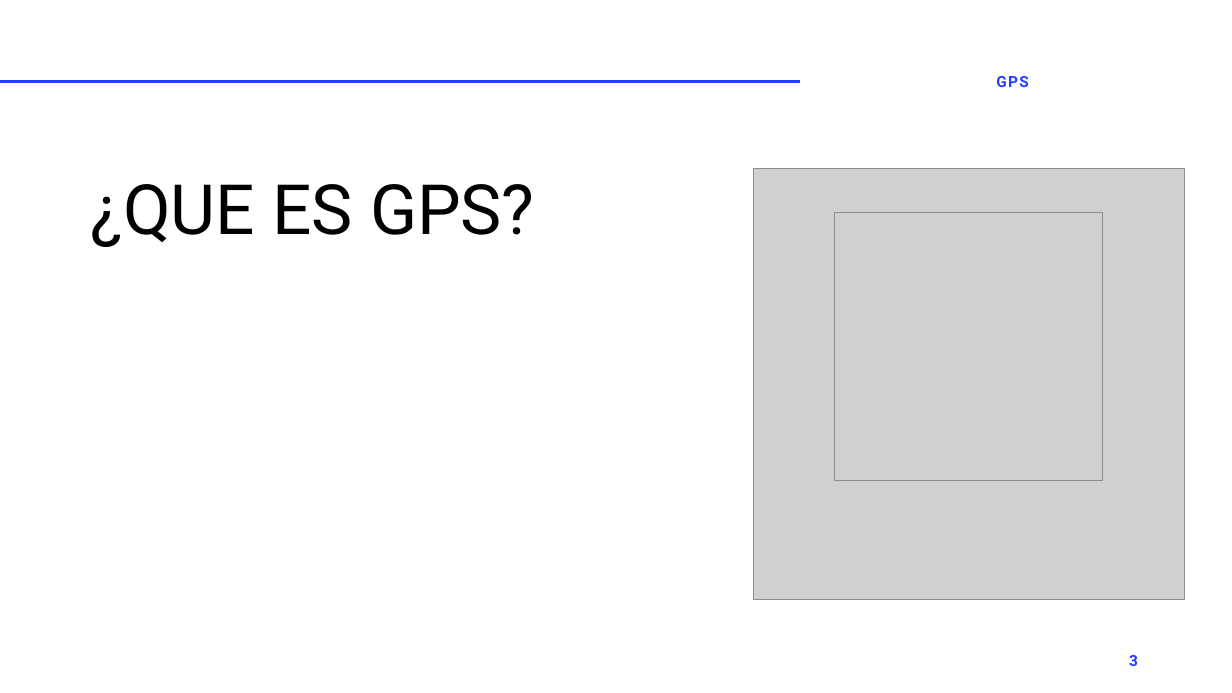
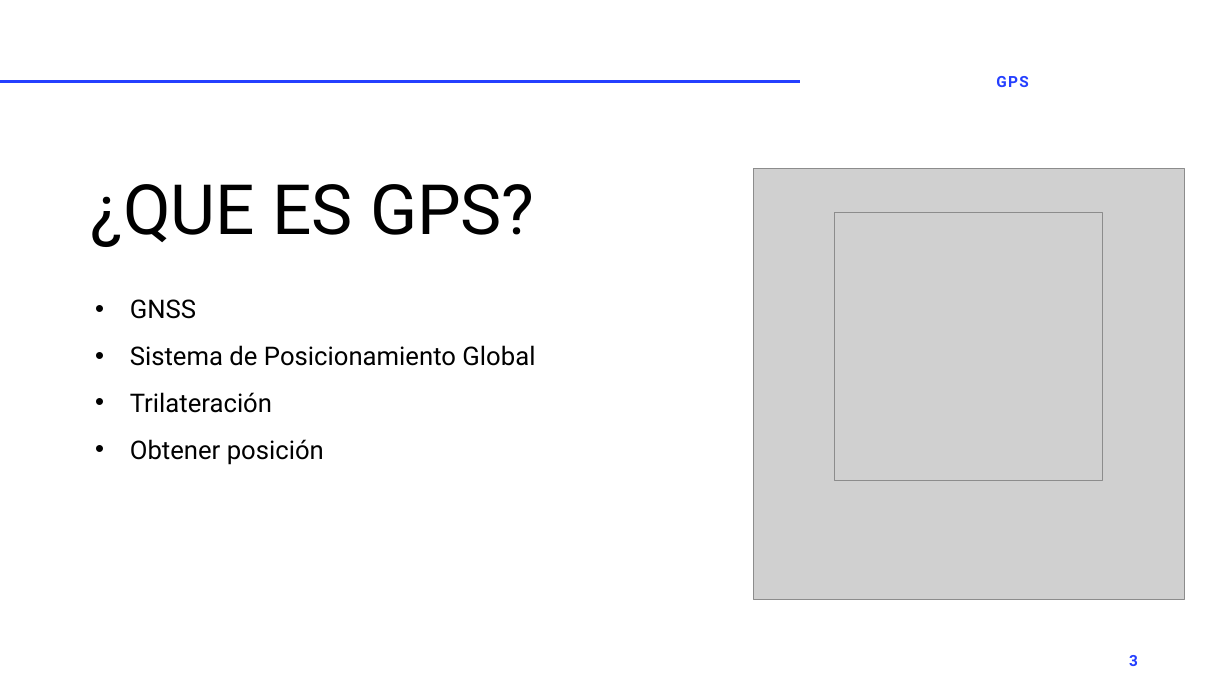
Before and after one commit to VaRoX301X/DAMGPSApp, a slide deck: slide 3 of GPS.pptx. Drawn at 1232x693 pixels with LibreOffice and Linux fonts; fonts in the diff are those of the drawing; grey boxes stand for pictures. Boxes give left, top, right and bottom in pixels: in the first picture for what was removed or moved away, otherwise in the second. Text is boxed around its words. In the diff, an @@ line names an element or a change of style, - is before the commit and + after.

```diff
--- a/GPS.pptx
+++ b/GPS.pptx
@@ text added at [130, 299, 535, 465], 20 pt, text #000000 @@
+• GNSS
+• Sistema de Posicionamiento Global
+• Trilateración
+• Obtener posición
```
Also in this commit, not shown: 1 other slide changed, 3 other files.
